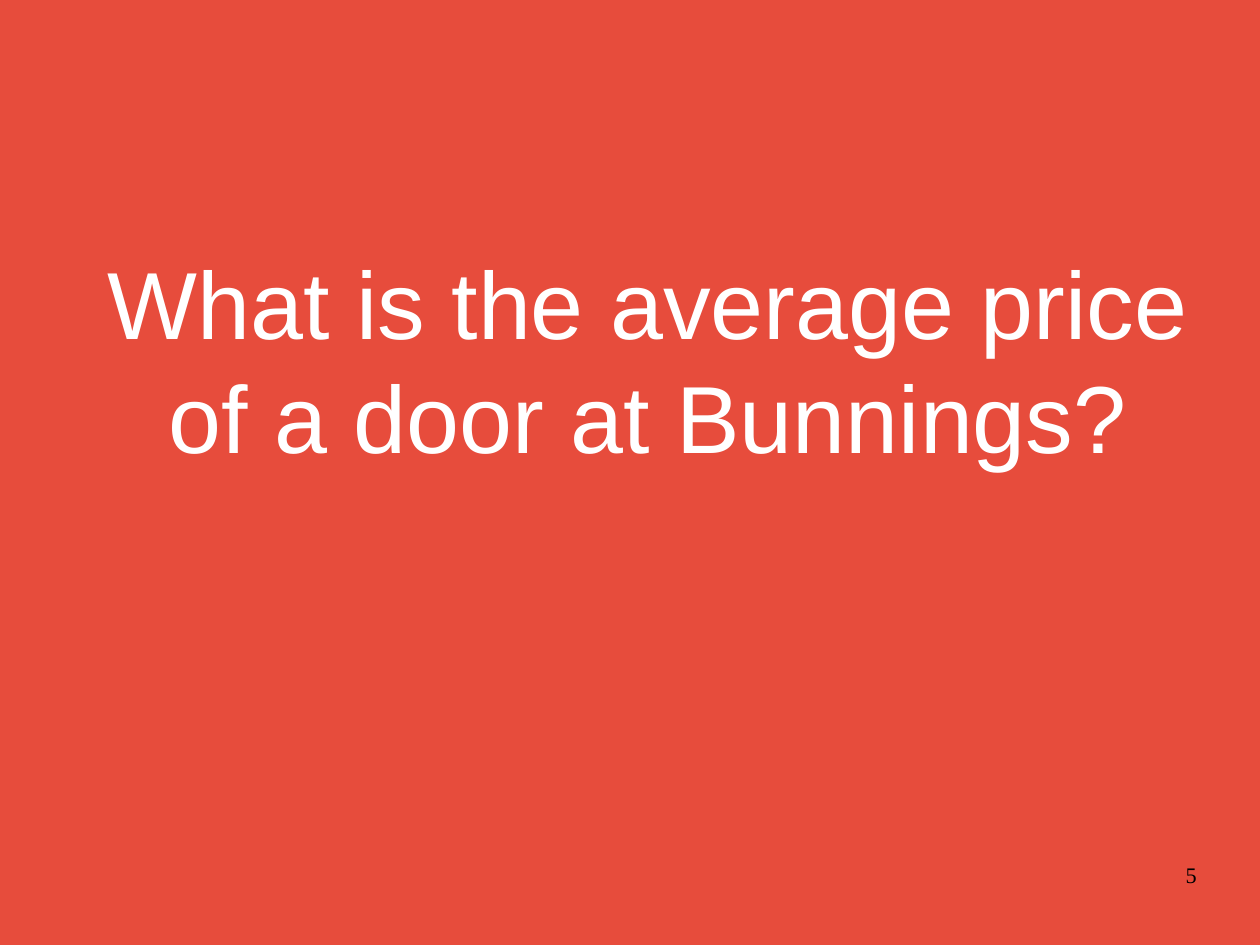
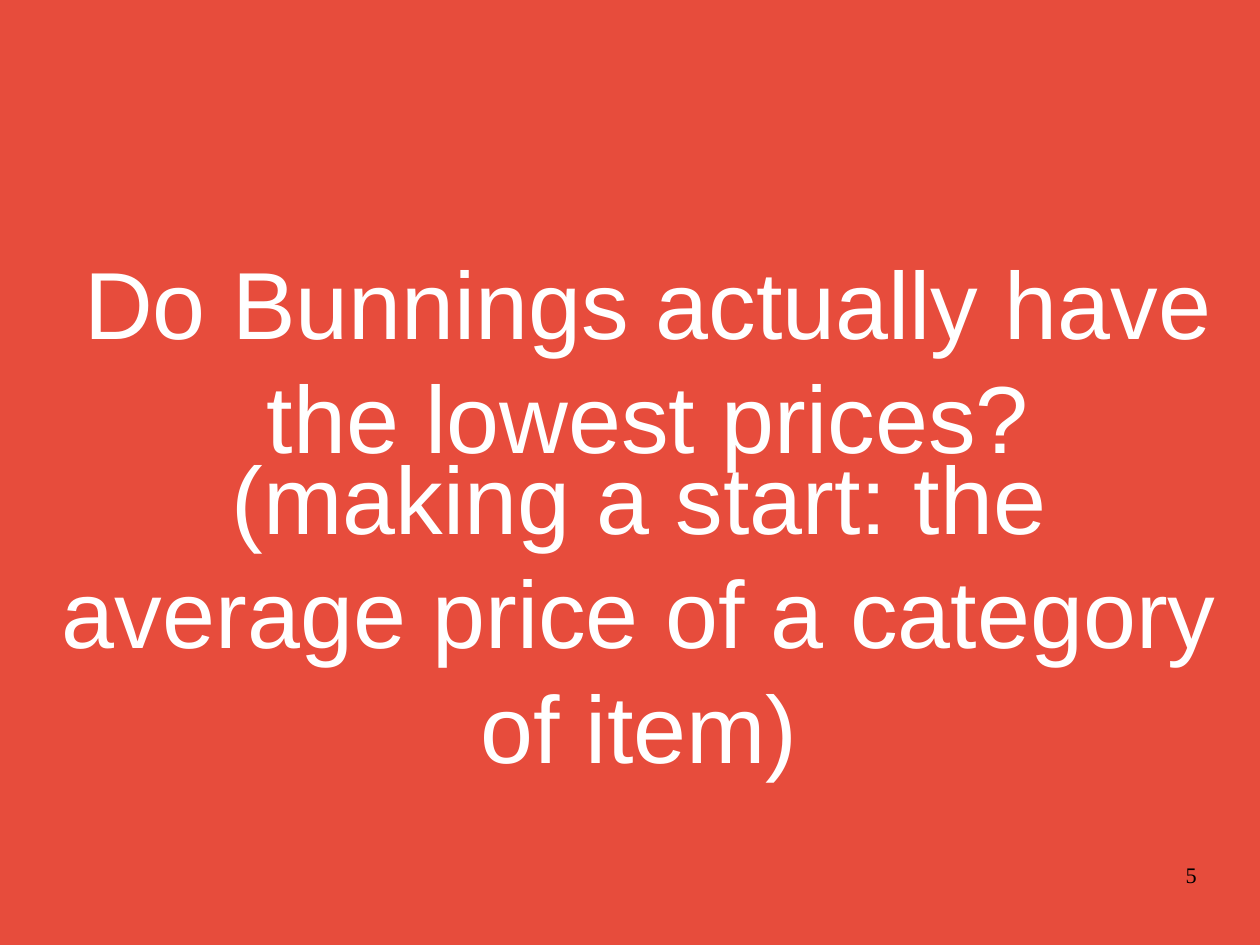
Before and after one commit to Lewington-pitsos/web_scraping_presentation, a slide deck: slide 5 of web_scraping.odp. Drawn at 1260x945 pixels with LibreOffice and Linux fonts; fonts in the diff are those of the drawing. Boxes give left, top, right and bottom in pixels: in the first picture for what was removed or moved away, otherwise in the second. Text is boxed around its words. In the diff, an @@ line names an element or a change of style, - is before the commit and + after.

```diff
--- a/web_scraping.odp
+++ b/web_scraping.odp
@@ title at [84, 270, 1212, 471]: text changed @@
-What is the average price
-of a door at Bunnings?
+Do Bunnings actually have the lowest prices?
@@ title added at [62, 458, 1215, 780], 60 pt, text #FFFFFF @@
+(making a start: the average price of a category of item)
```
Also in this commit, not shown: 4 other slides changed, 2 slides removed, 13 other files.
